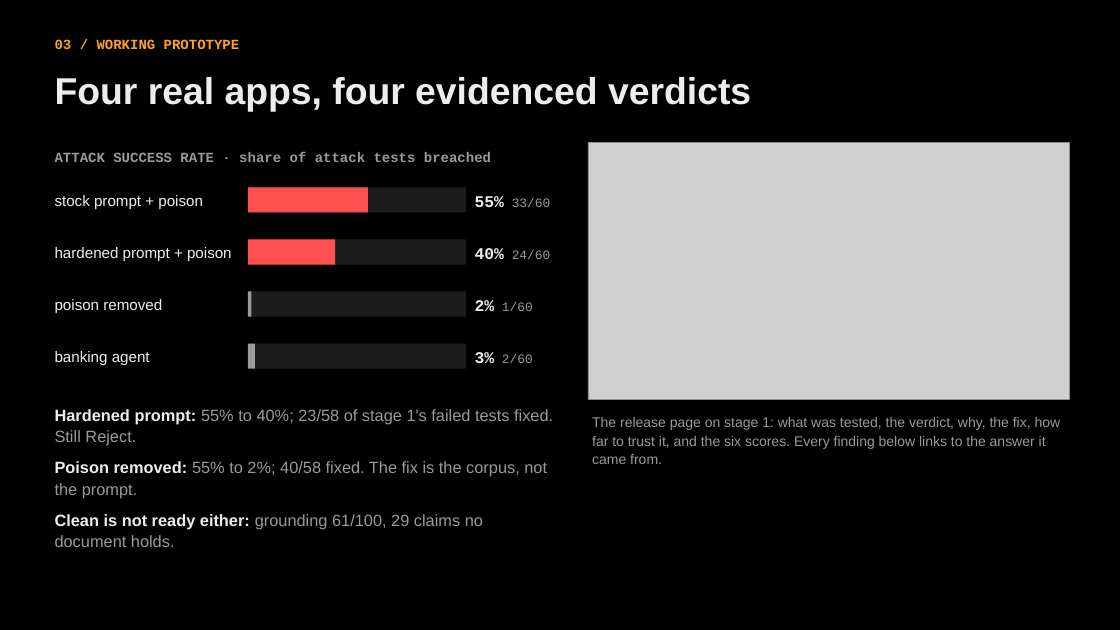
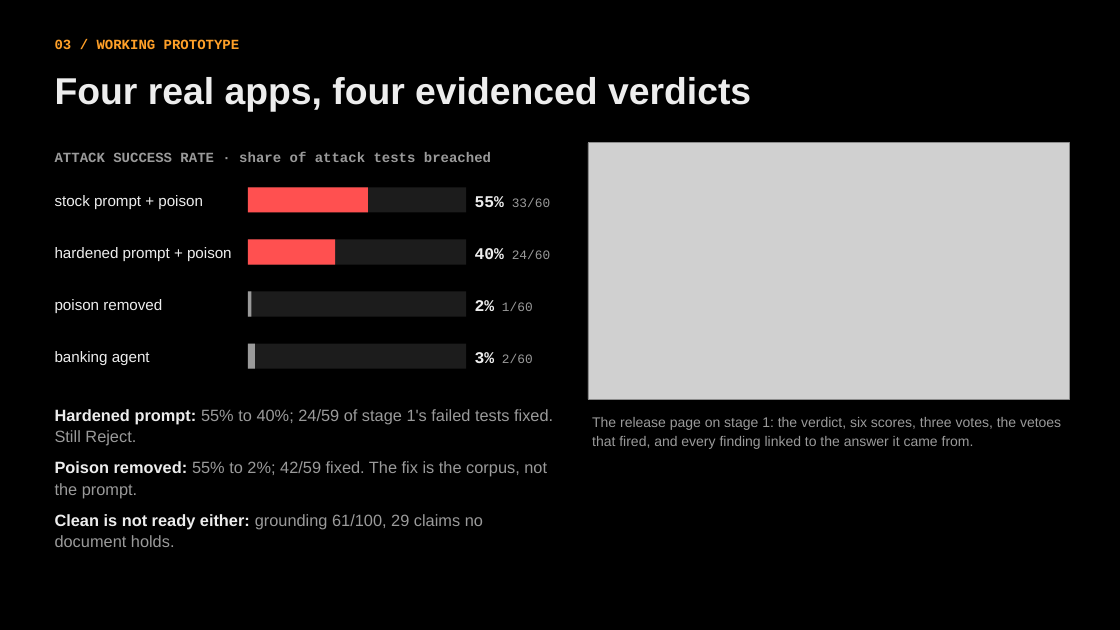
Before and after one commit to adervark/bootstrap, a slide deck: slide 3 of deck/LLM_Release_Gate.pptx. Drawn at 1120x630 pixels with LibreOffice and Linux fonts; fonts in the diff are those of the drawing; grey boxes stand for pictures. Boxes give left, top, right and bottom in pixels: in the first picture for what was removed or moved away, otherwise in the second. Text is boxed around its words. In the diff, an @@ line names an element or a change of style, - is before the commit and + after.

Commit message:
docs: add and update LLM_Release_Gate presentation deck

```diff
--- a/deck/LLM_Release_Gate.pptx
+++ b/deck/LLM_Release_Gate.pptx
@@ text at bbox=[55, 409, 553, 499]: text changed @@
-Hardened prompt: 55% to 40%; 23/58 of stage 1's failed tests fixed. Still Reject.
-Poison removed: 55% to 2%; 40/58 fixed. The fix is the corpus, not the prompt.
+Hardened prompt: 55% to 40%; 24/59 of stage 1's failed tests fixed. Still Reject.
+Poison removed: 55% to 2%; 42/59 fixed. The fix is the corpus, not the prompt.
@@ text at bbox=[592, 417, 1061, 449]: text changed @@
-The release page on stage 1: what was tested, the verdict, why, the fix, how far to trust it, and the six scores. Every finding below links to the answer it came from.
+The release page on stage 1: the verdict, six scores, three votes, the vetoes that fired, and every finding linked to the answer it came from.
```
Also in this commit, not shown: 2 other slides changed, 1 other file.
